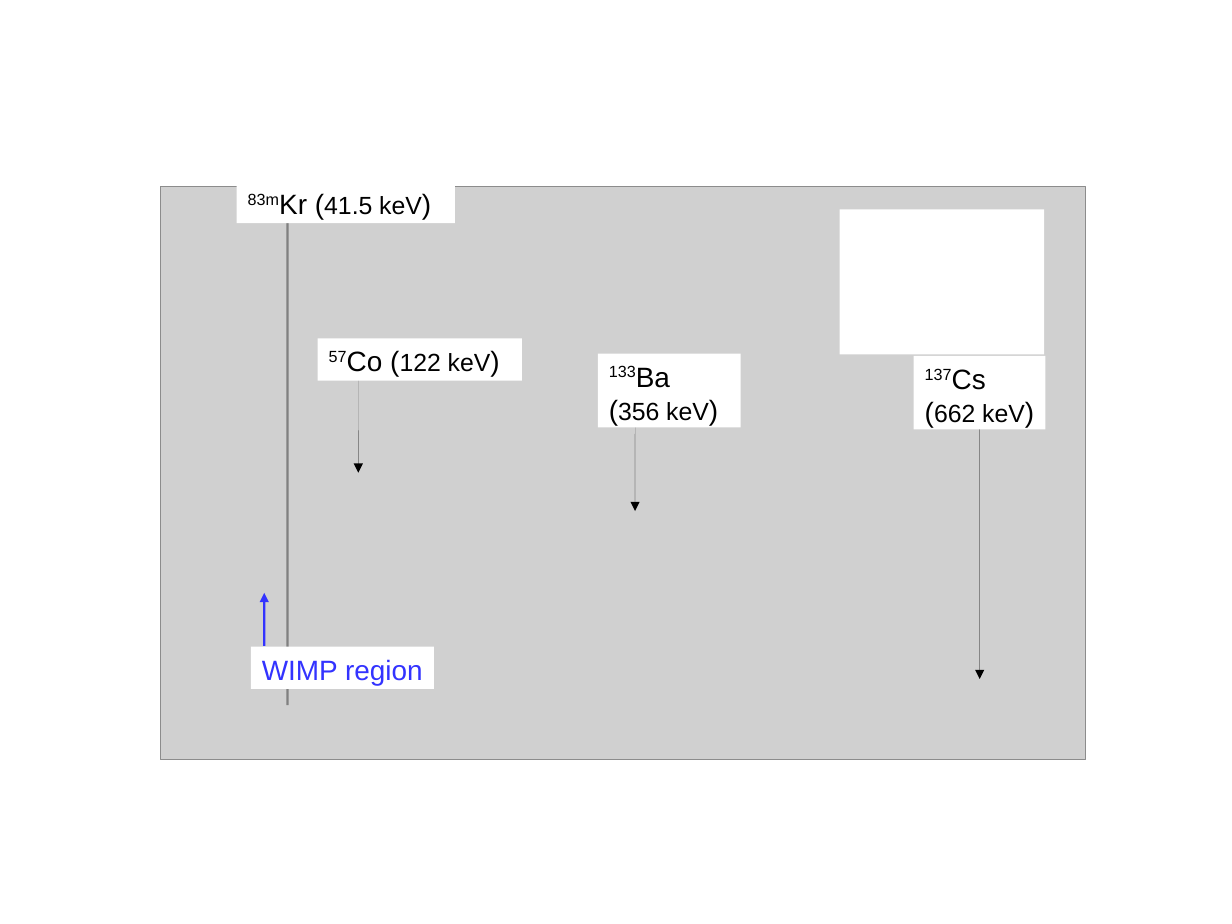
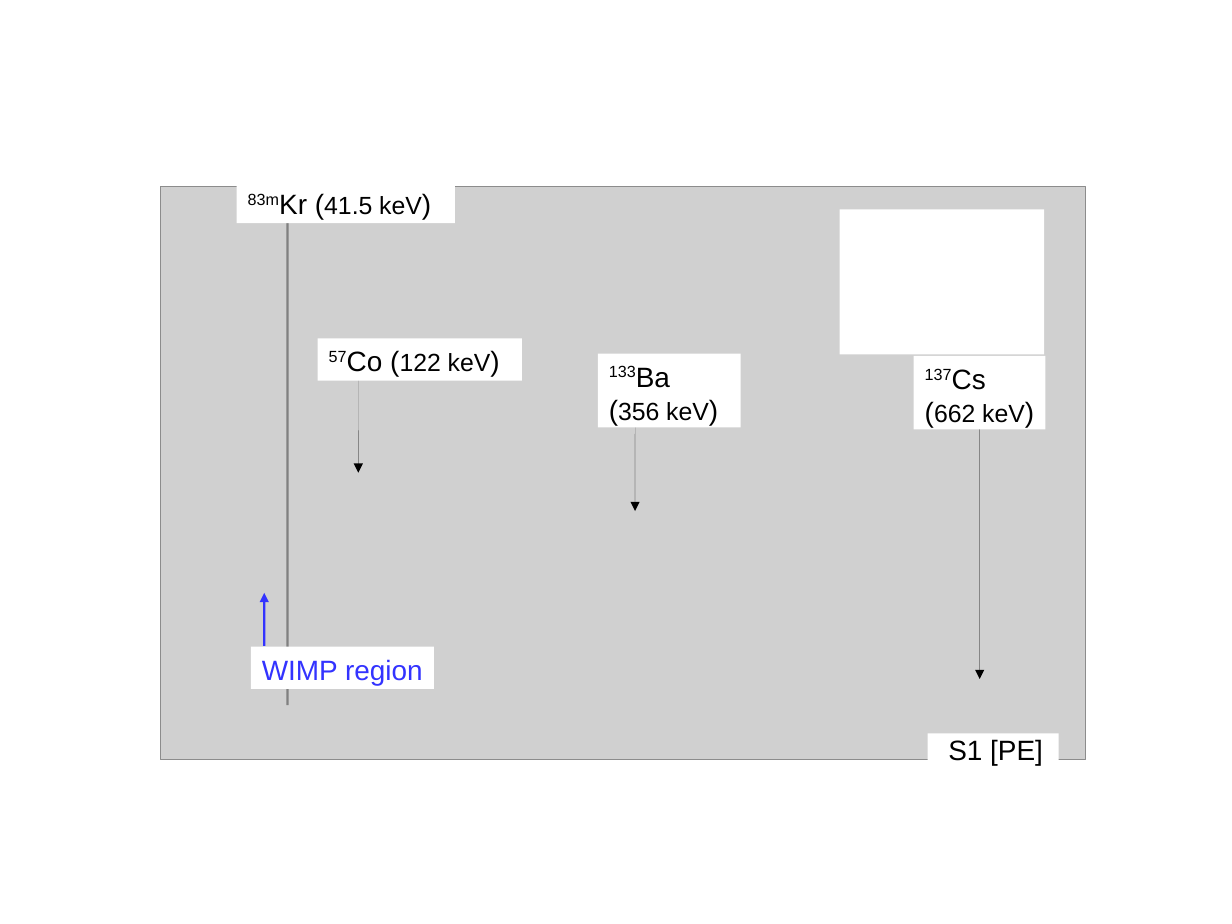
Before and after one commit to berndreinhold/DS_Hawaii, a slide deck: slide 1 of CalibHardwarePaper/Figures/GammaSources_Ar39spectrum.odp. Drawn at 1232x924 pixels with LibreOffice and Linux fonts; fonts in the diff are those of the drawing; grey boxes stand for pictures. Boxes give left, top, right and bottom in pixels: in the first picture for what was removed or moved away, otherwise in the second. Text is boxed around its words. In the diff, an @@ line names an element or a change of style, - is before the commit and + after.

```diff
--- a/CalibHardwarePaper/Figures/GammaSources_Ar39spectrum.odp
+++ b/CalibHardwarePaper/Figures/GammaSources_Ar39spectrum.odp
@@ rectangle added at <box>928,733,1059,765</box>, fill #FFFFFF @@
@@ text added at <box>948,739,1043,765</box>, 18 pt, text #000000 @@
+S1 [PE]
```
Also in this commit, not shown: 1 other file.
